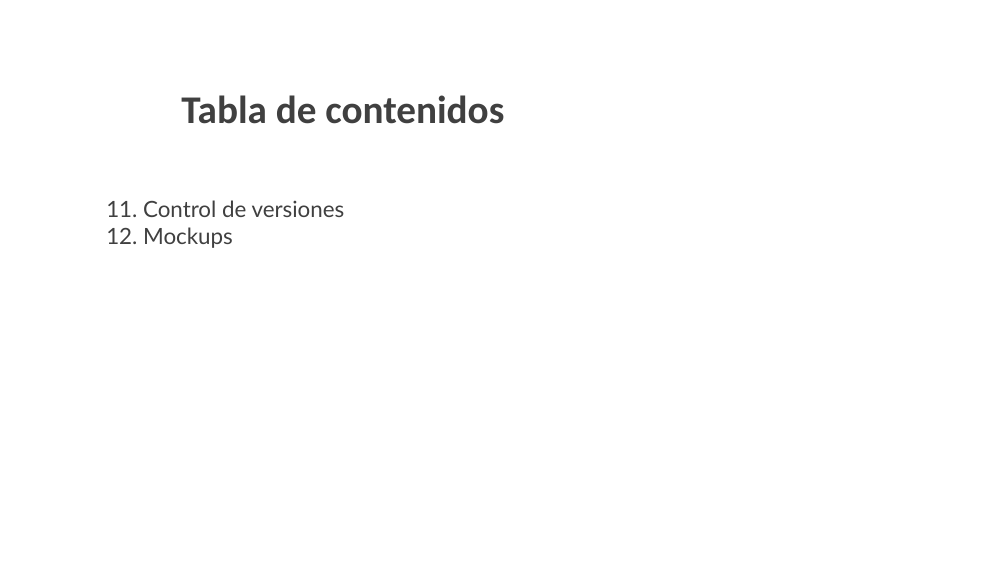
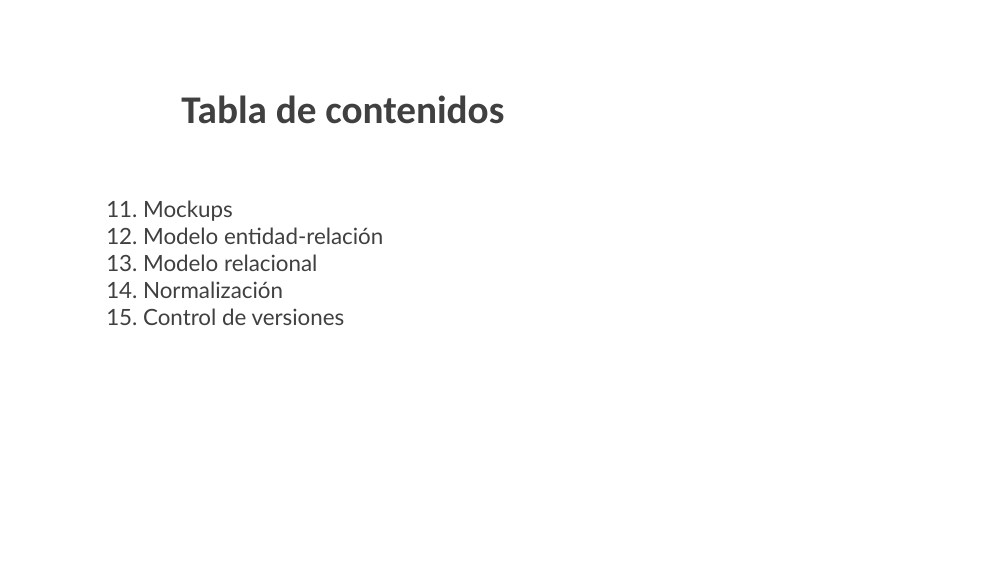
Before and after one commit to Natalia0404/ProyectoBrisasGems, a slide deck: slide 3 of Trimestre 2/1. Presentación proyecto plantilla SENA.pptx. Drawn at 1008x567 pixels with LibreOffice and Linux fonts; fonts in the diff are those of the drawing; background and template pictures are left out. Boxes give left, top, right and bottom in pixels: in the first picture for what was removed or moved away, otherwise in the second. Text is boxed around its words. In the diff, an @@ line names an element or a change of style, - is before the commit and + after.

```diff
--- a/Trimestre 2/1. Presentación proyecto plantilla SENA.pptx
+++ b/Trimestre 2/1. Presentación proyecto plantilla SENA.pptx
@@ text at (106,200,383,325): text changed @@
-11. Control de versiones
-12. Mockups
+11. Mockups
+12. Modelo entidad-relación
+13. Modelo relacional
+14. Normalización
+15. Control de versiones
```
Also in this commit, not shown: 1 other slide changed, 3 slides added, 1 other file.
